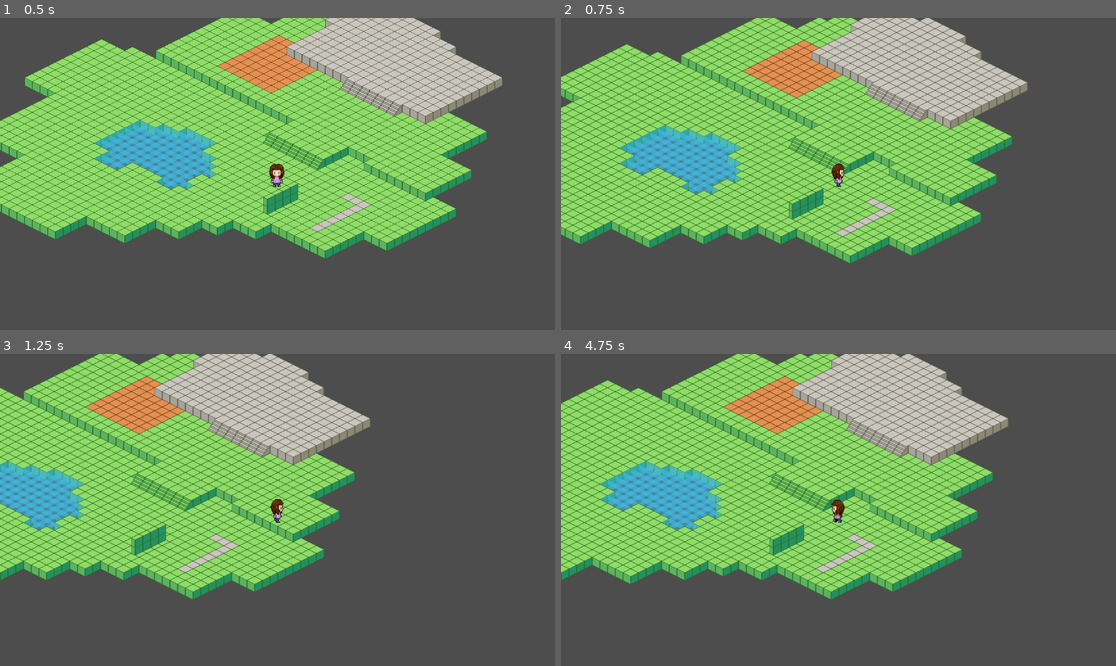
Above: before the commit, frames 1-4 (two rows, left to right).
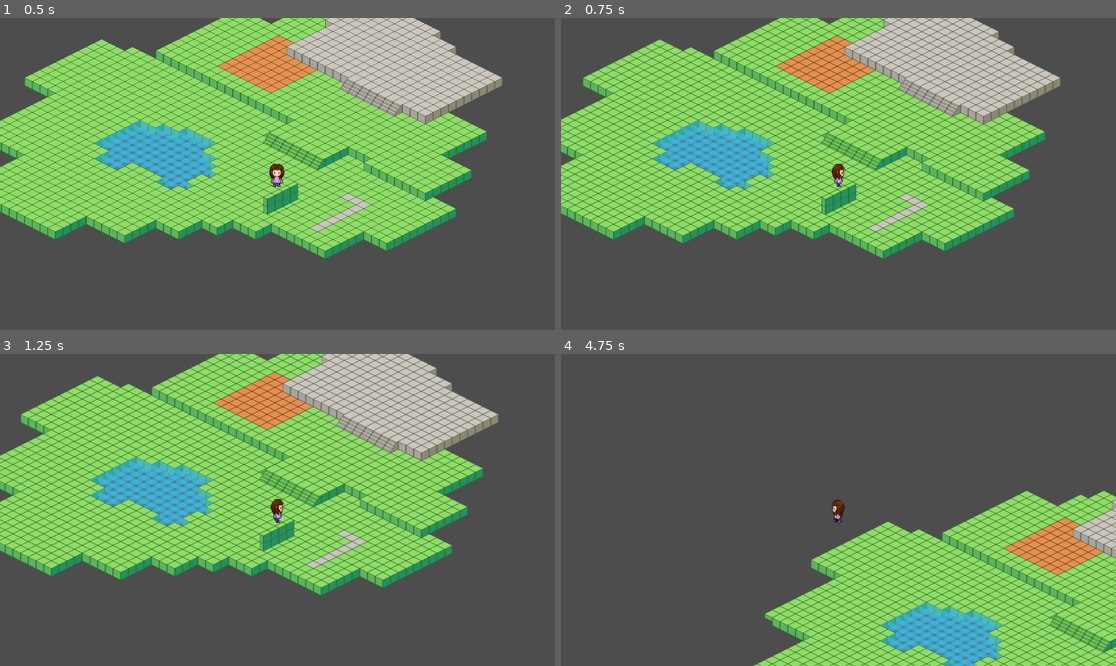
Above: after the commit, the same moments.

Repository: felixgao-0/juiceGame
Game: Godot game, scene res://main.tscn
Same seed, same stepped clock (60 frames per second), same inputs: the game is played once before the commit and once after it.
Inputs:
- Up to frame 1 (0.5 s): no input
- Up to frame 2 (0.75 s): tap Enter at 0.5 s; hold D (move_right) from 0.53 s (still down)
- Up to frame 3 (1.25 s): keep holding D (move_right)
- Up to frame 4 (4.75 s): release D (move_right) at 1.28 s; hold S (move_down) 1.28-2.03 s; hold D (move_right) 2.03-2.78 s; hold W (move_up) 2.78-3.53 s; hold A (move_left) from 3.53 s (still down)

Frame 1 is identical in both runs. In frame 2, 37% of the frame differs, in the area x 0-90%, y 0-79%; in frame 3, 48%; in frame 4, 71%, in the area x 0-100%, y 0-100%.

Commit message:
feat: use move_and_collide instead

Diff:
--- a/assets/main_char/player.gd
+++ b/assets/main_char/player.gd
@@ -27,8 +27,7 @@
 		$AnimatedSprite2D.stop()
 		$AnimatedSprite2D.frame = 0
 
-	#position += velocity * delta
-	move_and_slide()
+	move_and_collide(velocity * delta)
 	#position = position.clamp(Vector2.ZERO, screen_size)
 
 	if Input.is_action_pressed("move_left"):
